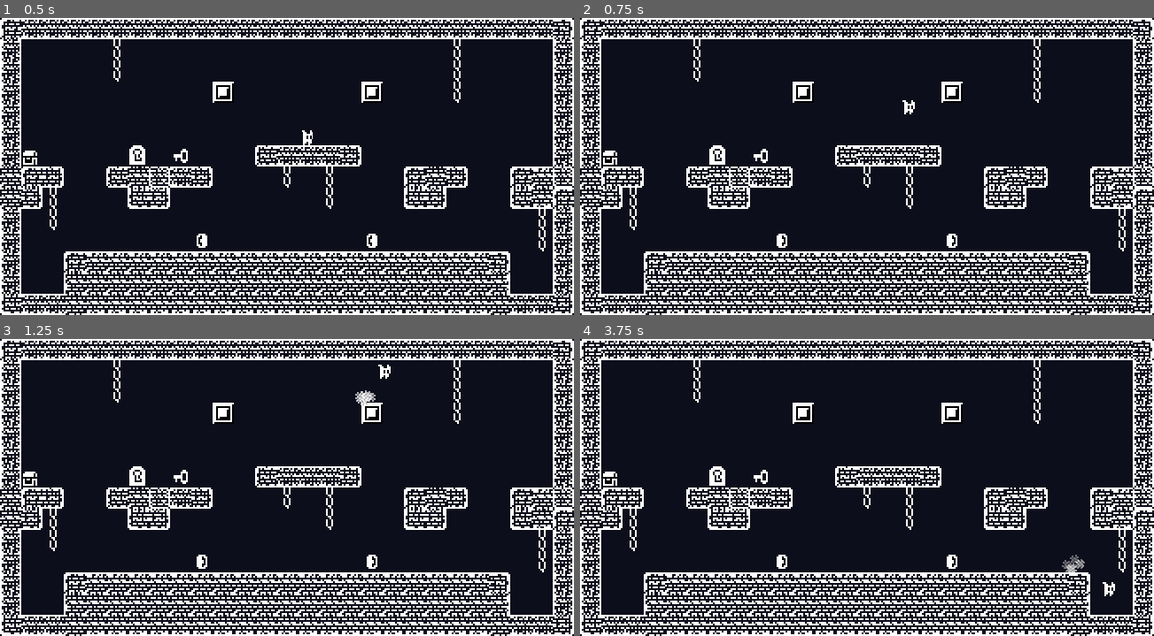
Above: before the commit, frames 1-4 (two rows, left to right).
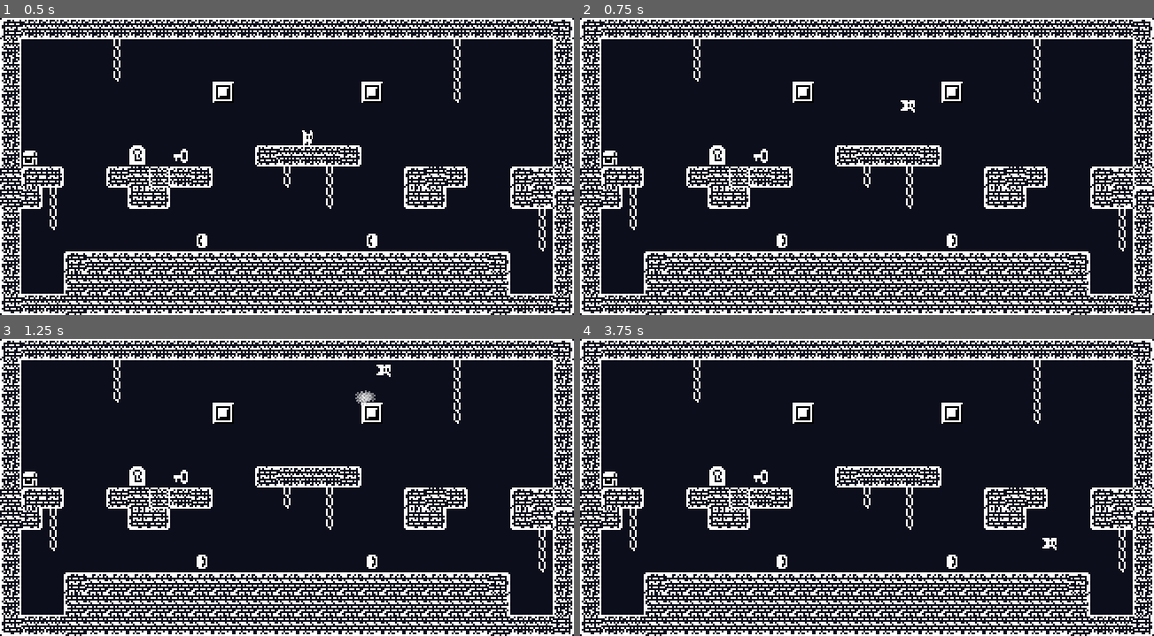
Above: after the commit, the same moments.

Repository: bncastle/GoJump
Game: Godot game, scene res://Game.tscn
Two runs of this game, one before a commit and one after it. Both use one fixed random seed, a clock stepped at 60 frames per second and the inputs below.
Inputs:
- Up to frame 1 (0.5 s): no input
- Up to frame 2 (0.75 s): hold Right (right) from 0.53 s (still down); tap Up (jump) at 0.6 s
- Up to frame 3 (1.25 s): keep holding Right (right); tap Up (jump) at 0.77, 1.07 s
- Up to frame 4 (3.75 s): tap Up (jump) at 1.35, 1.52, 1.82, 2.1, 2.85, 3.02, 3.32, 3.6 s; release Right (right) at 2.03 s; hold Left (left) 2.03-2.78 s; hold Right (right) from 2.78 s (still down)

Frame 1 is identical in both runs. In frame 2, less than 0.1% of the frame differs, in the area x 55-59%, y 27-33%; in frame 3, 0.1%; in frame 4, 0.3%, in the area x 80-94%, y 66-87%.

Commit message:
Changes to get ready for EP10

Diff:
--- a/GoJump/DungeonTileset.tres
+++ b/GoJump/DungeonTileset.tres
@@ -1,6 +1,7 @@
 [gd_resource type="TileSet" load_steps=29 format=2]
 
-[ext_resource path="res://dunjo-modified.png" type="Texture" id=1]
+[ext_resource path="res://gfx/dunjo-modified.png" type="Texture" id=1]
+
 
 [sub_resource type="ConvexPolygonShape2D" id=1]
 points = PoolVector2Array( 0, 0, 12, 0, 12, 12, 0, 12 )
--- a/GoJump/FootDust.tscn
+++ b/GoJump/FootDust.tscn
@@ -1,6 +1,7 @@
 [gd_scene load_steps=3 format=2]
 
-[ext_resource path="res://smoke.png" type="Texture" id=1]
+[ext_resource path="res://gfx/smoke.png" type="Texture" id=1]
+
 
 [sub_resource type="Gradient" id=1]
 offsets = PoolRealArray( 0.00858369, 1 )
@@ -9,7 +10,7 @@
 [node name="FootDust" type="CPUParticles2D"]
 rotation = -1.5708
 emitting = false
-lifetime = 0.5
+lifetime = 0.3
 one_shot = true
 explosiveness = 1.0
 local_coords = false
--- a/GoJump/Pickups/BasePickup.tscn
+++ b/GoJump/Pickups/BasePickup.tscn
@@ -1,7 +1,8 @@
 [gd_scene load_steps=3 format=2]
 
 [ext_resource path="res://Pickups/BasePickup.gd" type="Script" id=1]
-[ext_resource path="res://dunjo-modified.png" type="Texture" id=2]
+[ext_resource path="res://gfx/dunjo-modified.png" type="Texture" id=2]
+
 
 [node name="Pickup" type="Area2D"]
 collision_layer = 4
--- a/GoJump/Player.gd
+++ b/GoJump/Player.gd
@@ -48,9 +48,9 @@
 				jump()
 			fall_time += delta
 		LAND:
-			if $DustTimer.is_stopped():
+			if $DustTimer.is_stopped() and !$FootDust.emitting:
 				$FootDust.emitting = true
-				$DustTimer.start($FootDust.lifetime + 0.2)
+				$DustTimer.start($FootDust.lifetime + 0.1)
 #			print("fell: %f" % (global_position.y - last_y))
 			fall_time = 0
 			state = NORMAL
@@ -76,13 +76,13 @@
 		if velocity.x == 0:
 			$Anim.play("idle")
 		else:
-			$Anim.play("walk")
+			$Anim.play("walk", -1, 1.5)
 
 func jump():
 	if air_control:
 		horizontal()
 
-	if Input.is_action_just_pressed("jump") and air_jumps >= 0:
+	if Input.is_action_just_pressed("jump"):
 		$Anim.play("jump")
 		state = JUMP
 		if air_jumps == max_air_jumps:
--- a/GoJump/Player.tscn
+++ b/GoJump/Player.tscn
@@ -1,12 +1,30 @@
-[gd_scene load_steps=8 format=2]
+[gd_scene load_steps=9 format=2]
 
 [ext_resource path="res://Player.gd" type="Script" id=1]
-[ext_resource path="res://dunjo-modified.png" type="Texture" id=2]
+[ext_resource path="res://gfx/player.png" type="Texture" id=2]
 [ext_resource path="res://FootDust.tscn" type="PackedScene" id=3]
 
 [sub_resource type="CapsuleShape2D" id=1]
 radius = 4.31598
 height = 0.670677
+
+[sub_resource type="Animation" id=5]
+resource_name = "climb"
+length = 0.4
+loop = true
+step = 0.05
+tracks/0/type = "value"
+tracks/0/path = NodePath("Sprite:frame")
+tracks/0/interp = 1
+tracks/0/loop_wrap = true
+tracks/0/imported = false
+tracks/0/enabled = true
+tracks/0/keys = {
+"times": PoolRealArray( 0, 0.1, 0.2, 0.3 ),
+"transitions": PoolRealArray( 1, 1, 1, 1 ),
+"update": 1,
+"values": [ 5, 6, 7, 8 ]
+}
 
 [sub_resource type="Animation" id=2]
 resource_name = "idle"
@@ -22,7 +40,7 @@
 "times": PoolRealArray( 0 ),
 "transitions": PoolRealArray( 1 ),
 "update": 1,
-"values": [ 47 ]
+"values": [ 2 ]
 }
 tracks/1/type = "value"
 tracks/1/path = NodePath("Sprite:scale")
@@ -39,7 +57,8 @@
 
 [sub_resource type="Animation" id=3]
 resource_name = "jump"
-length = 0.3
+length = 0.15
+step = 0.05
 tracks/0/type = "value"
 tracks/0/path = NodePath("Sprite:scale")
 tracks/0/interp = 1
@@ -59,15 +78,16 @@
 tracks/1/imported = false
 tracks/1/enabled = true
 tracks/1/keys = {
-"times": PoolRealArray( 0, 0.1, 0.2 ),
+"times": PoolRealArray( 0, 0.05, 0.1 ),
 "transitions": PoolRealArray( 1, 1, 1 ),
 "update": 1,
-"values": [ 45, 47, 46 ]
+"values": [ 0, 3, 1 ]
 }
 
 [sub_resource type="Animation" id=4]
 length = 0.4
 loop = true
+step = 0.05
 tracks/0/type = "value"
 tracks/0/path = NodePath("Sprite:frame")
 tracks/0/interp = 1
@@ -78,7 +98,7 @@
 "times": PoolRealArray( 0, 0.1, 0.2, 0.3 ),
 "transitions": PoolRealArray( 1, 1, 1, 1 ),
 "update": 1,
-"values": [ 48, 47, 46, 47 ]
+"values": [ 2, 3, 1, 0 ]
 }
 tracks/1/type = "value"
 tracks/1/path = NodePath("Sprite:scale")
@@ -107,11 +127,12 @@
 centered = false
 offset = Vector2( -6, -12 )
 vframes = 5
-hframes = 10
-frame = 46
+hframes = 5
+frame = 6
 
 [node name="Anim" type="AnimationPlayer" parent="."]
 autoplay = "idle"
+anims/climb = SubResource( 5 )
 anims/idle = SubResource( 2 )
 anims/jump = SubResource( 3 )
 anims/walk = SubResource( 4 )
--- a/GoJump/Triggerables/BaseTriggerable.tscn
+++ b/GoJump/Triggerables/BaseTriggerable.tscn
@@ -1,7 +1,8 @@
 [gd_scene load_steps=3 format=2]
 
 [ext_resource path="res://Triggerables/BaseTriggerable.gd" type="Script" id=1]
-[ext_resource path="res://dunjo-modified.png" type="Texture" id=2]
+[ext_resource path="res://gfx/dunjo-modified.png" type="Texture" id=2]
+
 
 [node name="Triggerable" type="Area2D"]
 collision_layer = 8
--- a/GoJump/project.godot
+++ b/GoJump/project.godot
@@ -27,6 +27,29 @@
 window/size/test_height=720
 window/stretch/mode="2d"
 window/stretch/aspect="keep"
+
+[importer_defaults]
+
+texture={
+"compress/bptc_ldr": 0,
+"compress/hdr_mode": 0,
+"compress/lossy_quality": 0.7,
+"compress/mode": 0,
+"compress/normal_map": 0,
+"detect_3d": false,
+"flags/anisotropic": false,
+"flags/filter": false,
+"flags/mipmaps": false,
+"flags/repeat": 0,
+"flags/srgb": 2,
+"process/HDR_as_SRGB": false,
+"process/fix_alpha_border": true,
+"process/invert_color": false,
+"process/premult_alpha": false,
+"size_limit": 0,
+"stream": false,
+"svg/scale": 1.0
+}
 
 [input]
 
Binary file removed: GoJump/dunjo-modified.png
Binary file added: GoJump/gfx/dunjo-modified.png
Not shown, changed: GoJump/gfx/dunjo-modified.png.import
Binary file added: GoJump/gfx/player.png
Not shown, added: GoJump/gfx/player.png.import
Renamed: GoJump/smoke.png -> GoJump/gfx/smoke.png
Not shown, changed: GoJump/gfx/smoke.png.import
